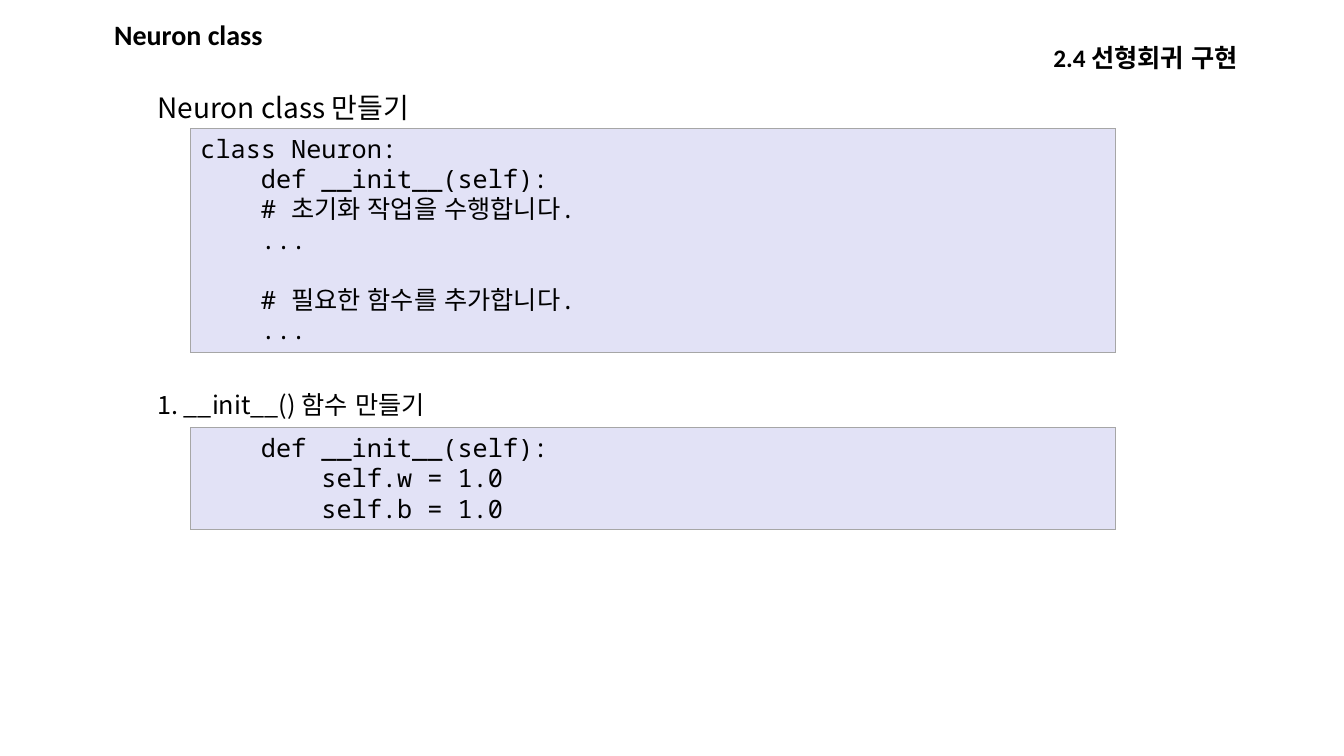
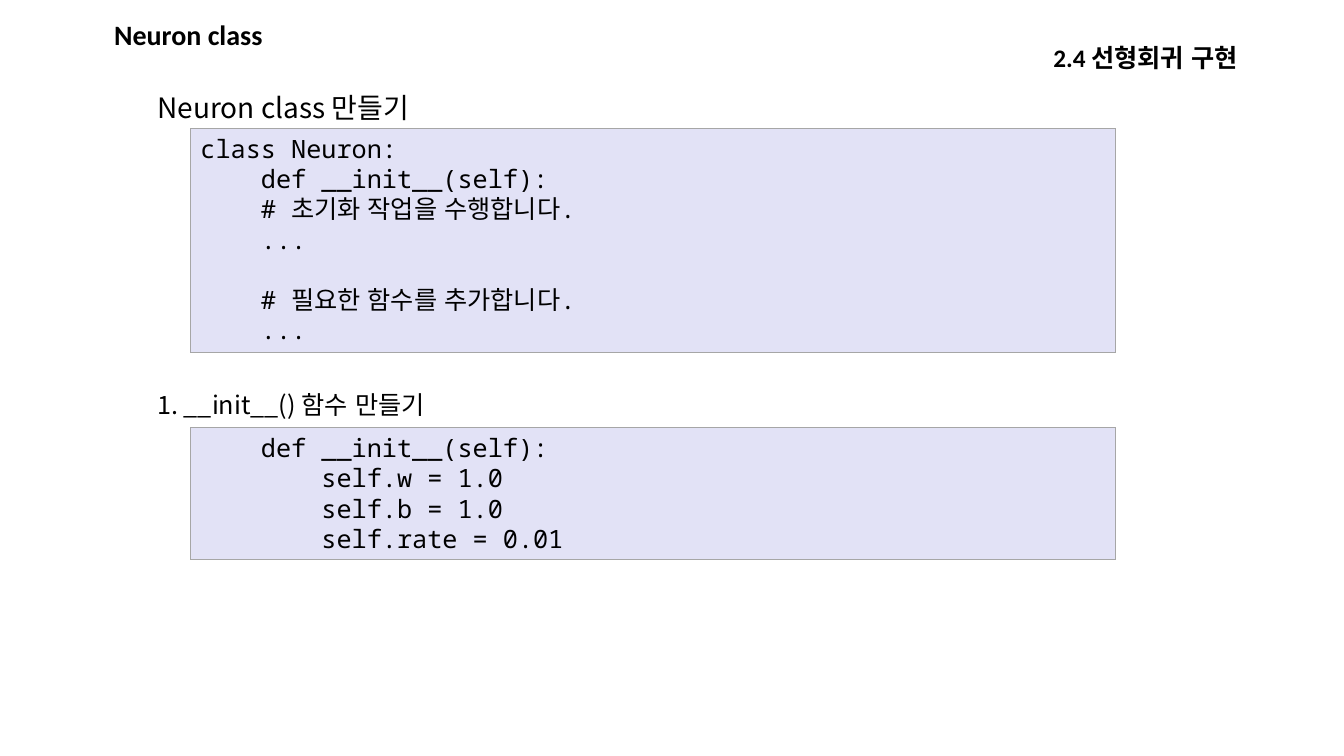
Before and after one commit to kjungmo/SBA2020_dataScience, a slide deck: slide 61 of 데이터분석.pptx (slide 57 before the commit). Drawn at 1344x756 pixels with LibreOffice and Linux fonts; fonts in the diff are those of the drawing. Boxes give left, top, right and bottom in pixels: in the first picture for what was removed or moved away, otherwise in the second. Text is boxed around its words. In the diff, an @@ line names an element or a change of style, - is before the commit and + after.

```diff
--- a/데이터분석.pptx
+++ b/데이터분석.pptx
@@ rectangle "def __init__(self):" resized from (x1=191, y1=427, x2=1116, y2=529) to (x1=191, y1=427, x2=1116, y2=560) @@
@@ text in rectangle at (x1=321, y1=528, x2=563, y2=549): paragraph added @@
+self.rate = 0.01
```
Also in this commit, not shown: 8 other slides changed, 44 slides added.
